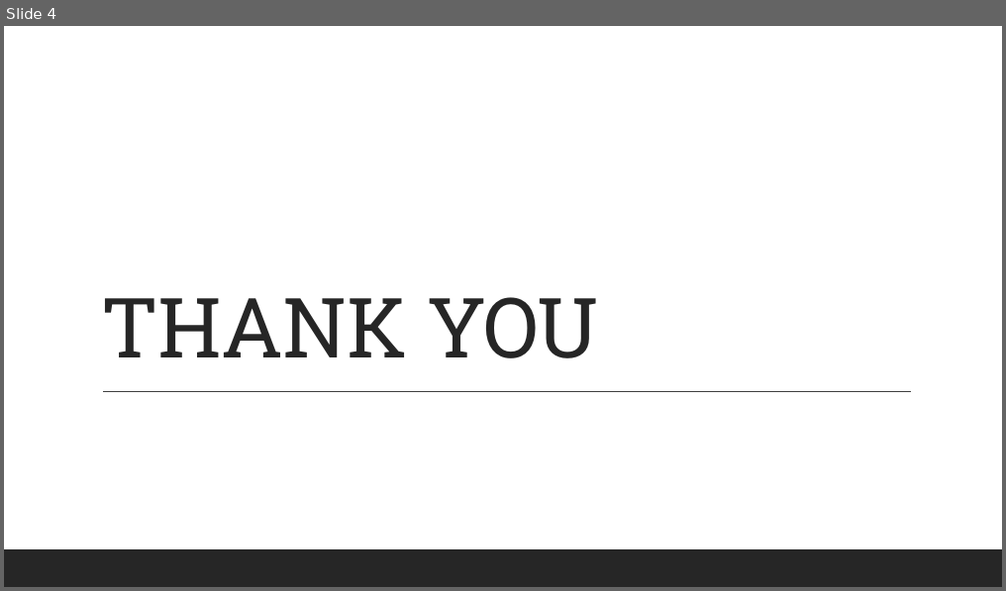
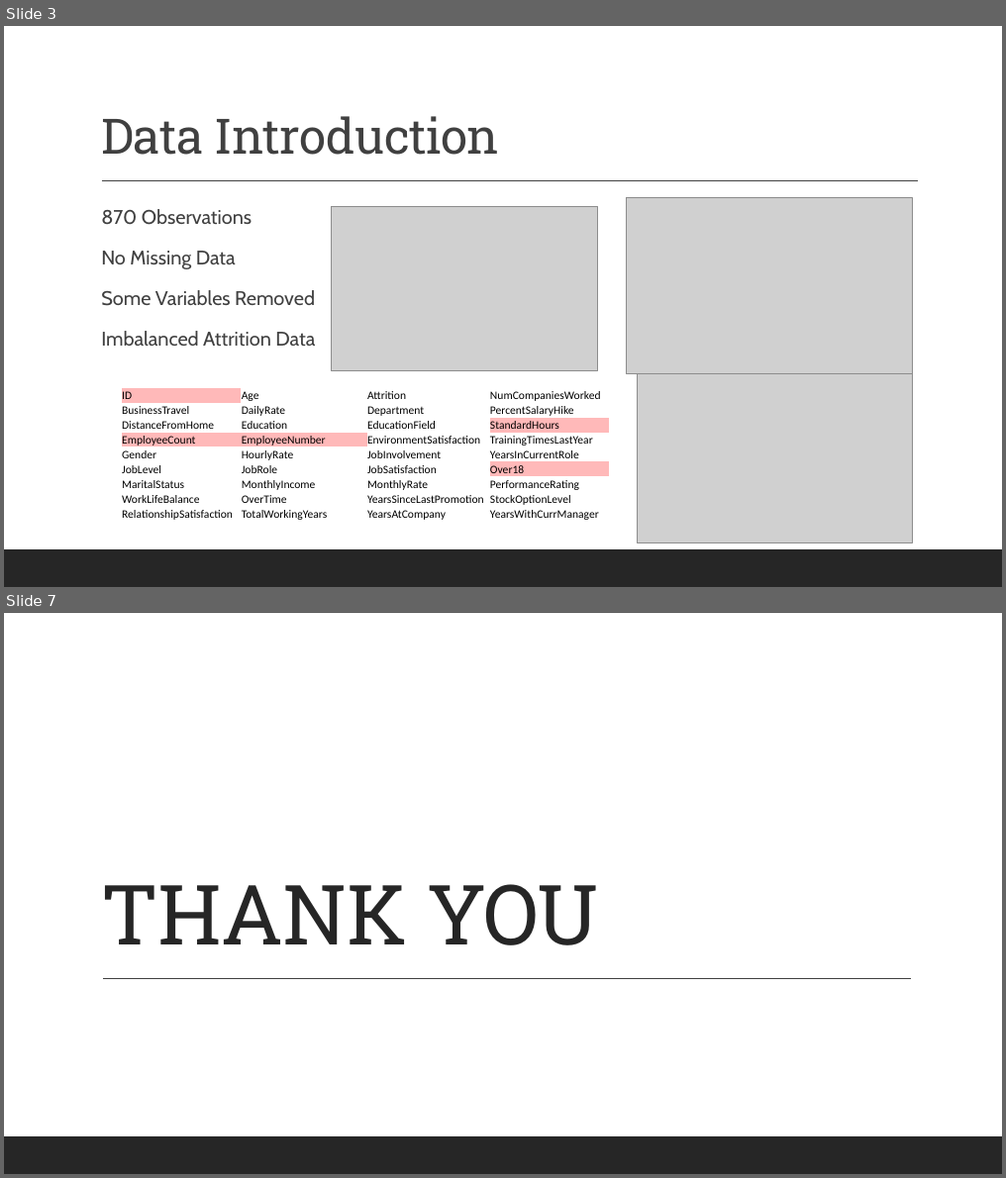
Before and after one commit to RageOfLeviathan/DS6306_CaseStudy02, a slide deck: DS6306_CaseStudy02.pptx. Shown one above the other, each under a label of ours: slide 4 before the commit, slides 3 and 7 after it; the slides between them are not shown. The pictures are 1006x591 and 1006x1178 pixels, drawn with LibreOffice and Linux fonts; fonts in the diff are those of the drawing; grey boxes stand for pictures. Boxes give left, top, right and bottom in pixels: in the first picture for what was removed or moved away, otherwise in the second. Text is boxed around its words. In the diff, an @@ line names an element or a change of style, - is before the commit and + after.

```diff
--- a/DS6306_CaseStudy02.pptx
+++ b/DS6306_CaseStudy02.pptx
@@ slide 3 added at (x1=4, y1=26, x2=1002, y2=587), background #FFFFFF; not listed: 1 template element that a slide beside it also shows @@
@@ title added at (x1=101, y1=116, x2=499, y2=155), 47 pt, text #404040 @@
+Data Introduction
@@ line added from (102, 181) to (918, 181), #404040 1 pt @@
@@ picture added at (x1=626, y1=197, x2=912, y2=374) @@
@@ text added at (x1=101, y1=209, x2=315, y2=346), 19 pt, text #404040 @@
+  870 Observations
+  No Missing Data
+  Some Variables Removed
+  Imbalanced Attrition Data
@@ picture added at (x1=331, y1=206, x2=598, y2=372) @@
@@ picture added at (x1=638, y1=374, x2=912, y2=544) @@
@@ table added at (x1=122, y1=388, x2=610, y2=524), 9 rows, 4 columns @@
+ID | Age | Attrition | NumCompaniesWorked
+BusinessTravel | DailyRate | Department | PercentSalaryHike
+DistanceFromHome | Education | EducationField | StandardHours
+EmployeeCount | EmployeeNumber | EnvironmentSatisfaction | TrainingTimesLastYear
+Gender | HourlyRate | JobInvolvement | YearsInCurrentRole
+JobLevel | JobRole | JobSatisfaction | Over18
+MaritalStatus | MonthlyIncome | MonthlyRate | PerformanceRating
+WorkLifeBalance | OverTime | YearsSinceLastPromotion | StockOptionLevel
+RelationshipSatisfaction | TotalWorkingYears | YearsAtCompany | YearsWithCurrManager
@@ what was slide 4 is now slide 7 @@
```
Also in this commit, not shown: 2 slides changed, 4 other slides added, 2 slides removed, 5 other files.
